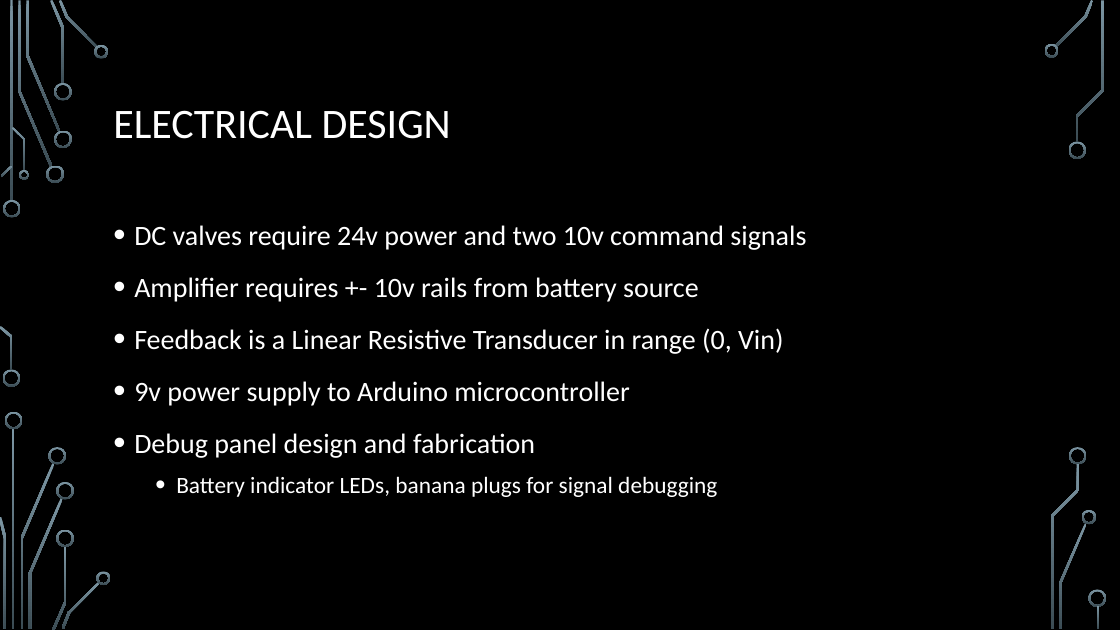
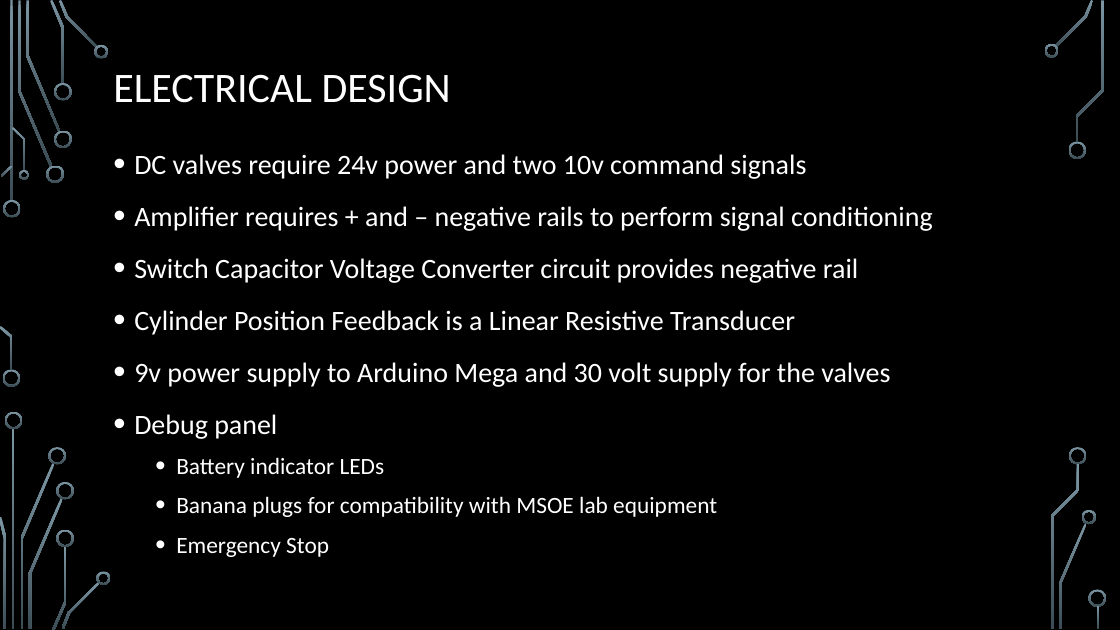
Before and after one commit to Logiant/AgileRoboticControls, a slide deck: slide 10 of Documentation/Presentation/Joy Global Presentation.pptx. Drawn at 1120x630 pixels with LibreOffice and Linux fonts; fonts in the diff are those of the drawing; background and template pictures are left out. Boxes give left, top, right and bottom in pixels: in the first picture for what was removed or moved away, otherwise in the second. Text is boxed around its words. In the diff, an @@ line names an element or a change of style, - is before the commit and + after.

Commit message:
Joy Global Presentation Submission
This presentation now includes my electrical points

```diff
--- a/Documentation/Presentation/Joy Global Presentation.pptx
+++ b/Documentation/Presentation/Joy Global Presentation.pptx
@@ title "ELECTRICAL DESIGN": place and size @@
-title "ELECTRICAL DESIGN" at [113, 110, 451, 139]
+title "ELECTRICAL DESIGN" at [113, 74, 451, 103]
@@ text "DC valves require 24v power ...": place and size @@
-text "DC valves require 24v power ..." at [134, 225, 806, 497]
+text "DC valves require 24v power ..." at [134, 154, 933, 557]
@@ text at [134, 206, 933, 557]: text changed @@
-• Amplifier requires +- 10v rails from battery source
-• Feedback is a Linear Resistive Transducer in range (0, Vin)
-• 9v power supply to Arduino microcontroller
-• Debug panel design and fabrication
-  • Battery indicator LEDs, banana plugs for signal debugging
+• Amplifier requires + and – negative rails to perform signal conditioning
+• Switch Capacitor Voltage Converter circuit provides negative rail
+• Cylinder Position Feedback is a Linear Resistive Transducer
+• 9v power supply to Arduino Mega and 30 volt supply for the valves
+• Debug panel
+  • Battery indicator LEDs
+  • Banana plugs for compatibility with MSOE lab equipment
+  • Emergency Stop
```
Also in this commit, not shown: 1 other slide changed, 4 slides added, 1 slide removed, 9 other files.
